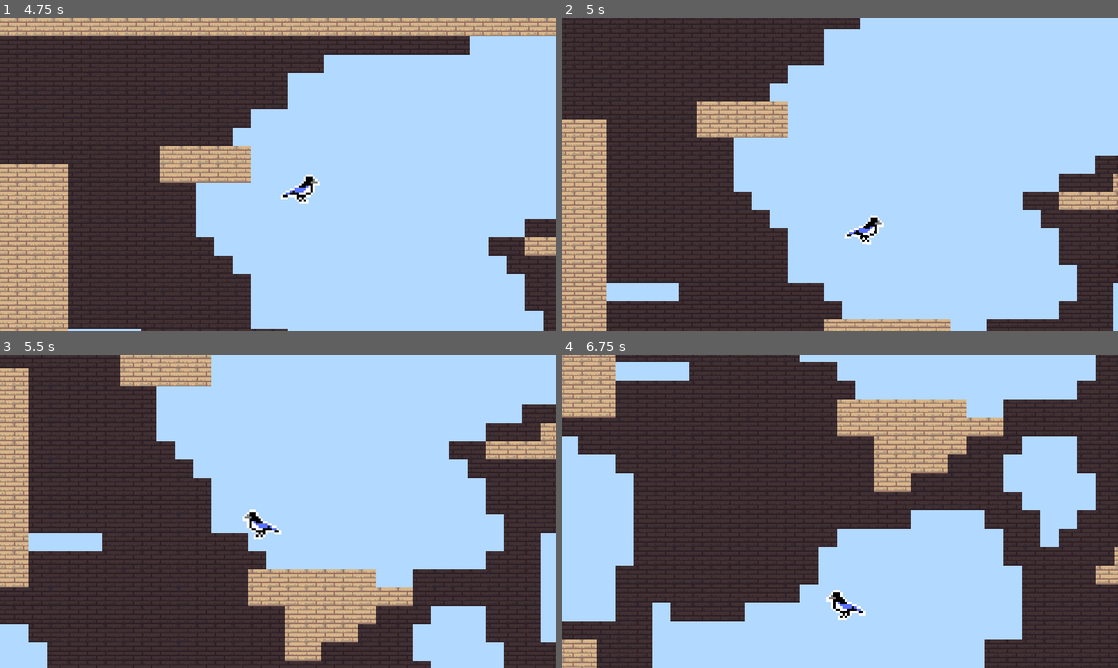
Above: before the commit, frames 1-4 (two rows, left to right).
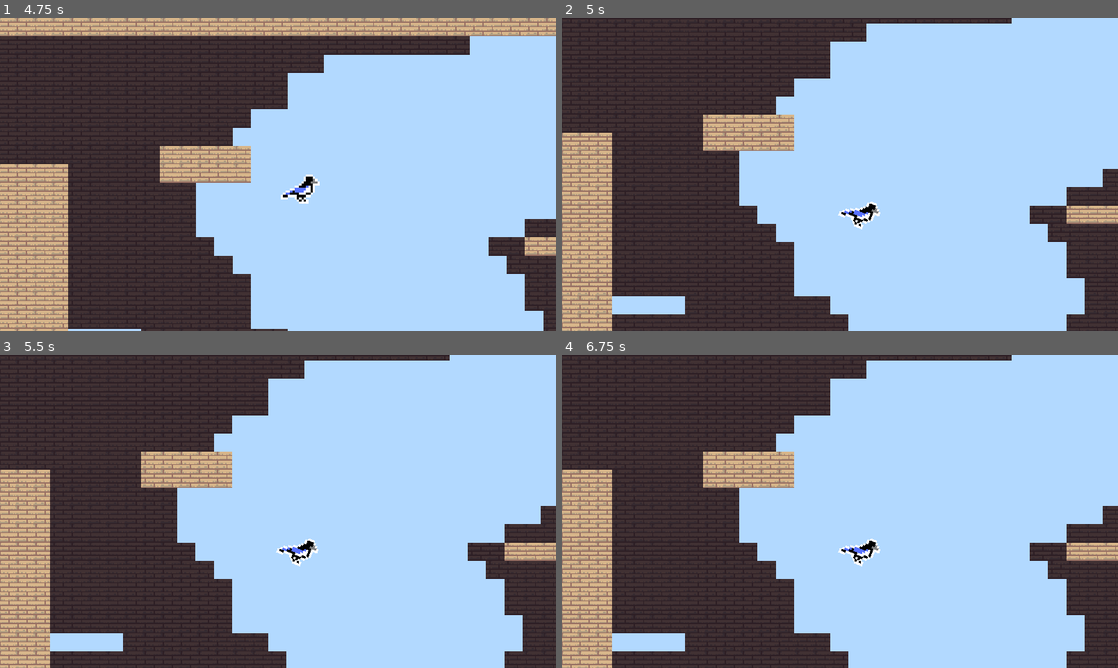
Above: after the commit, the same moments.

Repository: Temulgeh/melopie
Game: Godot game, scene res://Levels/TestLevel.tscn
Two runs of this game, one before a commit and one after it. Both use one fixed random seed, a clock stepped at 60 frames per second and the inputs below.
Inputs (mouse positions are in pixels of both pictures, inside the frame that each line leads up to):
- Up to frame 1 (4.75 s): click (278, 143) at 0.5 s, where only the run after the commit has a clickable "Resume Game"; tap Enter at 1.25 s; hold Right (right) 1.28-2.78 s; tap C (jump) at 1.52, 1.82, 2.27, 2.57, 3.77, 4.07, 4.52 s; hold Left (left) 2.78-3.53 s; hold Right (right) from 3.53 s (still down)
- Up to frame 2 (5 s): keep holding Right (right); tap C (jump) at 4.82 s; tap Escape (pause, bound only after the commit) at 4.9 s
- Up to frame 3 (5.5 s): release Right (right) at 5.03 s; hold Left (left) from 5.03 s (still down); tap C (jump) at 5.27 s
- Up to frame 4 (6.75 s): tap C (jump) at 5.57 s; release Left (left) at 5.78 s; hold Right (right) 5.78-6.53 s; hold Left (left) from 6.53 s (still down)

Frame 1 is identical in both runs. In frame 2, 13% of the frame differs, in the area x 0-100%, y 0-100%; in frame 3, 38%; in frame 4, 48%.

Commit message:
add pause menu

Diff:
--- /dev/null
+++ b/MelopieProjectFiles/Globals/TheAllSeeingEye.gd
@@ -0,0 +1,5 @@
+extends Node
+
+
+func mince():
+	print("mince")
--- /dev/null
+++ b/MelopieProjectFiles/Globals/TheAllSeeingEye.tscn
@@ -0,0 +1,6 @@
+[gd_scene load_steps=2 format=2]
+
+[ext_resource path="res://Globals/TheAllSeeingEye.gd" type="Script" id=1]
+
+[node name="TheAllSeeingEye" type="Node"]
+script = ExtResource( 1 )
--- /dev/null
+++ b/MelopieProjectFiles/MetaElements/PauseMenu/PauseMenu.gd
@@ -0,0 +1,13 @@
+extends Control
+
+var is_paused := false
+
+
+func set_paused(value: bool):
+	is_paused = value
+	get_tree().paused = is_paused
+
+func _input(event):
+	if event.is_action_pressed("pause"):
+		is_paused = not is_paused
+		set_paused(is_paused)
--- /dev/null
+++ b/MelopieProjectFiles/MetaElements/PauseMenu/PauseMenu.tscn
@@ -0,0 +1,43 @@
+[gd_scene load_steps=2 format=2]
+
+[ext_resource path="res://MetaElements/PauseMenu/PauseMenu.gd" type="Script" id=1]
+
+[node name="PauseMenu" type="Control"]
+pause_mode = 2
+anchor_right = 1.0
+anchor_bottom = 1.0
+script = ExtResource( 1 )
+__meta__ = {
+"_edit_use_anchors_": false
+}
+
+[node name="ColorRect" type="ColorRect" parent="."]
+margin_left = -1.0
+margin_top = -1.0
+margin_right = 479.0
+margin_bottom = 264.0
+color = Color( 0.117647, 0.0980392, 0.0980392, 1 )
+__meta__ = {
+"_edit_use_anchors_": false
+}
+
+[node name="VBoxContainer" type="VBoxContainer" parent="."]
+margin_left = 153.0
+margin_top = 79.0
+margin_right = 328.0
+margin_bottom = 173.0
+__meta__ = {
+"_edit_use_anchors_": false
+}
+
+[node name="Label" type="Label" parent="VBoxContainer"]
+margin_right = 175.0
+margin_bottom = 14.0
+text = "Paused"
+align = 1
+
+[node name="ResumeButton" type="Button" parent="VBoxContainer"]
+margin_top = 18.0
+margin_right = 175.0
+margin_bottom = 38.0
+text = "Resume Game"
--- a/MelopieProjectFiles/project.godot
+++ b/MelopieProjectFiles/project.godot
@@ -14,6 +14,10 @@
 run/main_scene="res://Levels/TestLevel.tscn"
 config/icon="res://icon.png"
 
+[autoload]
+
+PauseMenu="*res://MetaElements/PauseMenu/PauseMenu.tscn"
+
 [display]
 
 window/size/width=480
@@ -29,26 +33,38 @@
 left={
 "deadzone": 0.5,
 "events": [ Object(InputEventKey,"resource_local_to_scene":false,"resource_name":"","device":0,"alt":false,"shift":false,"control":false,"meta":false,"command":false,"pressed":false,"scancode":16777231,"physical_scancode":0,"unicode":0,"echo":false,"script":null)
+, Object(InputEventKey,"resource_local_to_scene":false,"resource_name":"","device":0,"alt":false,"shift":false,"control":false,"meta":false,"command":false,"pressed":false,"scancode":81,"physical_scancode":0,"unicode":0,"echo":false,"script":null)
  ]
 }
 right={
 "deadzone": 0.5,
 "events": [ Object(InputEventKey,"resource_local_to_scene":false,"resource_name":"","device":0,"alt":false,"shift":false,"control":false,"meta":false,"command":false,"pressed":false,"scancode":16777233,"physical_scancode":0,"unicode":0,"echo":false,"script":null)
+, Object(InputEventKey,"resource_local_to_scene":false,"resource_name":"","device":0,"alt":false,"shift":false,"control":false,"meta":false,"command":false,"pressed":false,"scancode":68,"physical_scancode":0,"unicode":0,"echo":false,"script":null)
  ]
 }
 up={
 "deadzone": 0.5,
 "events": [ Object(InputEventKey,"resource_local_to_scene":false,"resource_name":"","device":0,"alt":false,"shift":false,"control":false,"meta":false,"command":false,"pressed":false,"scancode":16777232,"physical_scancode":0,"unicode":0,"echo":false,"script":null)
+, Object(InputEventKey,"resource_local_to_scene":false,"resource_name":"","device":0,"alt":false,"shift":false,"control":false,"meta":false,"command":false,"pressed":false,"scancode":90,"physical_scancode":0,"unicode":0,"echo":false,"script":null)
+, Object(InputEventKey,"resource_local_to_scene":false,"resource_name":"","device":0,"alt":false,"shift":false,"control":false,"meta":false,"command":false,"pressed":false,"scancode":87,"physical_scancode":0,"unicode":0,"echo":false,"script":null)
  ]
 }
 down={
 "deadzone": 0.5,
 "events": [ Object(InputEventKey,"resource_local_to_scene":false,"resource_name":"","device":0,"alt":false,"shift":false,"control":false,"meta":false,"command":false,"pressed":false,"scancode":16777234,"physical_scancode":0,"unicode":0,"echo":false,"script":null)
+, Object(InputEventKey,"resource_local_to_scene":false,"resource_name":"","device":0,"alt":false,"shift":false,"control":false,"meta":false,"command":false,"pressed":false,"scancode":83,"physical_scancode":0,"unicode":0,"echo":false,"script":null)
  ]
 }
 jump={
 "deadzone": 0.5,
 "events": [ Object(InputEventKey,"resource_local_to_scene":false,"resource_name":"","device":0,"alt":false,"shift":false,"control":false,"meta":false,"command":false,"pressed":false,"scancode":67,"physical_scancode":0,"unicode":0,"echo":false,"script":null)
+, Object(InputEventKey,"resource_local_to_scene":false,"resource_name":"","device":0,"alt":false,"shift":false,"control":false,"meta":false,"command":false,"pressed":false,"scancode":32,"physical_scancode":0,"unicode":0,"echo":false,"script":null)
+ ]
+}
+pause={
+"deadzone": 0.5,
+"events": [ Object(InputEventKey,"resource_local_to_scene":false,"resource_name":"","device":0,"alt":false,"shift":false,"control":false,"meta":false,"command":false,"pressed":false,"scancode":16777217,"physical_scancode":0,"unicode":0,"echo":false,"script":null)
+, Object(InputEventKey,"resource_local_to_scene":false,"resource_name":"","device":0,"alt":false,"shift":false,"control":false,"meta":false,"command":false,"pressed":false,"scancode":16777220,"physical_scancode":0,"unicode":0,"echo":false,"script":null)
  ]
 }
 
